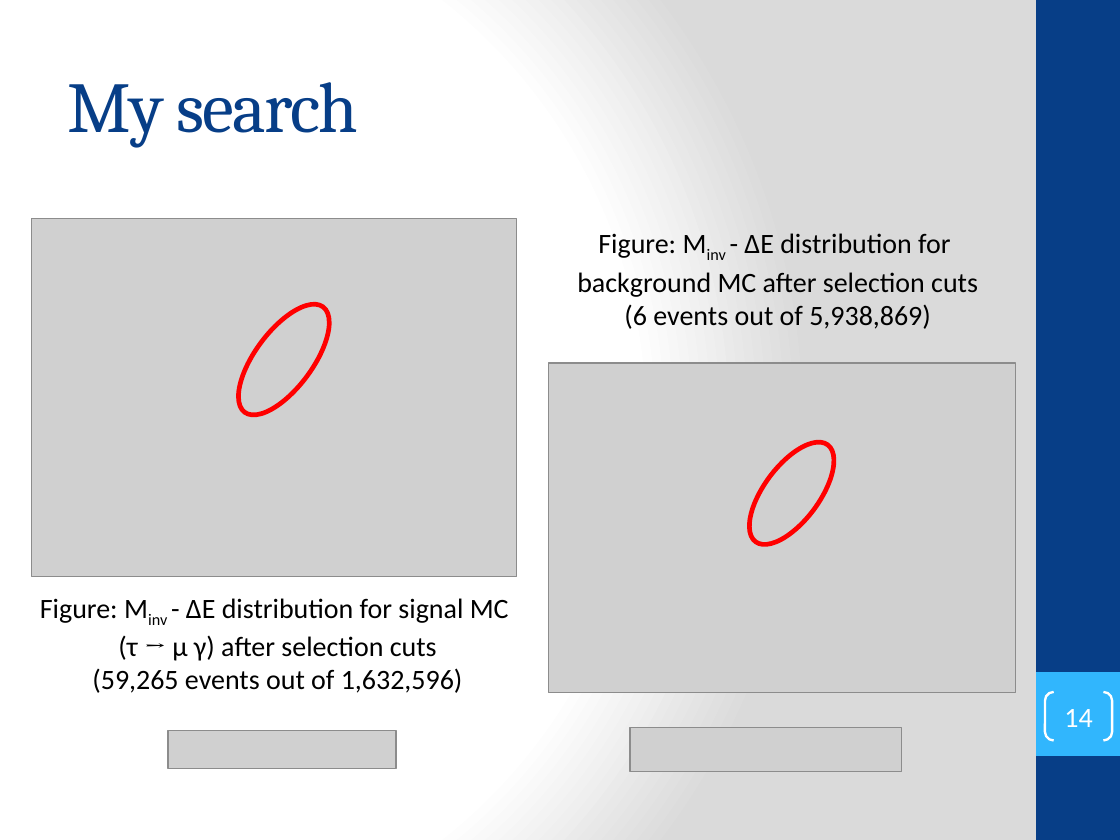
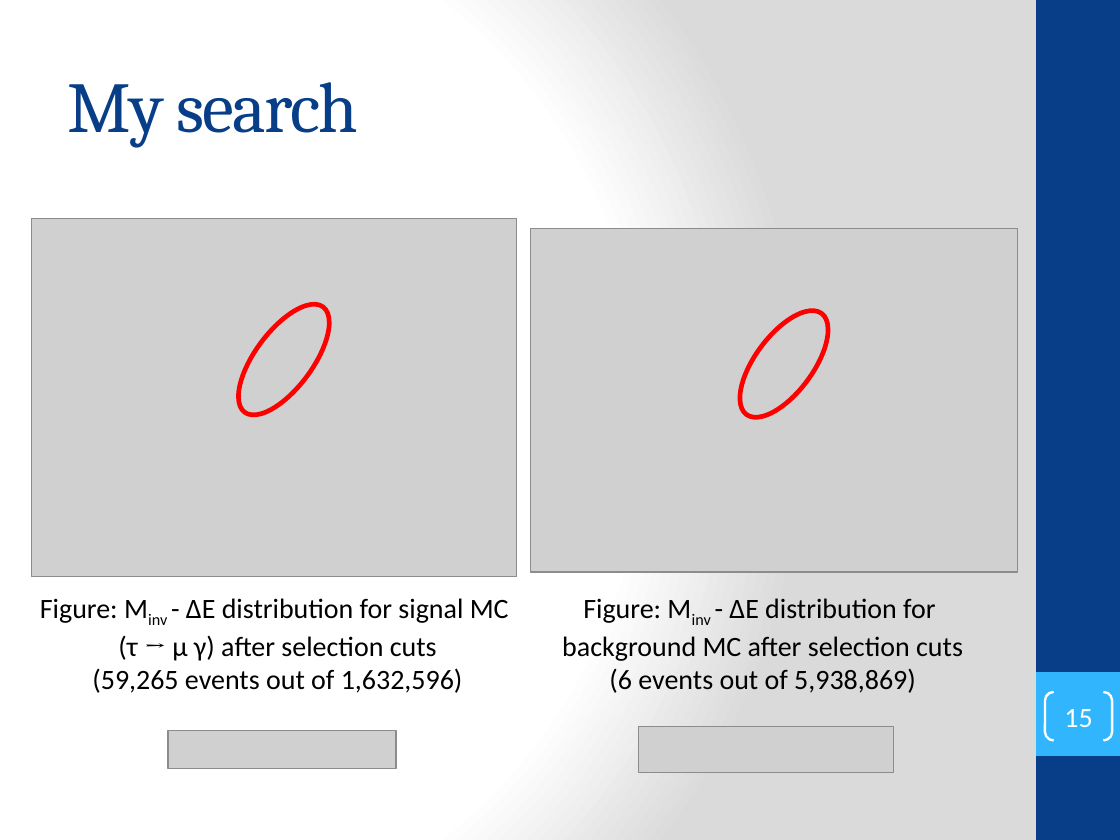
Before and after one commit to secret-agent-drone/lit-review, a slide deck: slide 15 of LiteratureReview_talk/lit_review_talk.pptx (slide 14 before the commit). Drawn at 1120x840 pixels with LibreOffice and Linux fonts; fonts in the diff are those of the drawing; grey boxes stand for pictures. Boxes give left, top, right and bottom in pixels: in the first picture for what was removed or moved away, otherwise in the second. Text is boxed around its words. In the diff, an @@ line names an element or a change of style, - is before the commit and + after.

```diff
--- a/LiteratureReview_talk/lit_review_talk.pptx
+++ b/LiteratureReview_talk/lit_review_talk.pptx
@@ picture: place and size @@
-picture at bbox=[548, 363, 1015, 693]
+picture at bbox=[531, 228, 1018, 572]
@@ ellipse: place and size @@
-ellipse at bbox=[733, 429, 849, 559]
+ellipse at bbox=[723, 297, 844, 431]
@@ text "Figure: Minv - ΔE distribution ...": place and size @@
-text "Figure: Minv - ΔE distribution ..." at bbox=[577, 233, 978, 329]
+text "Figure: Minv - ΔE distribution ..." at bbox=[562, 598, 963, 693]
@@ page number at bbox=[1064, 709, 1092, 727]: text changed @@
-14
+15
@@ picture: place and size @@
-picture at bbox=[629, 728, 902, 772]
+picture at bbox=[638, 727, 893, 773]
```
Also in this commit, not shown: 8 other slides changed, 1 slide added, 6 other files.
